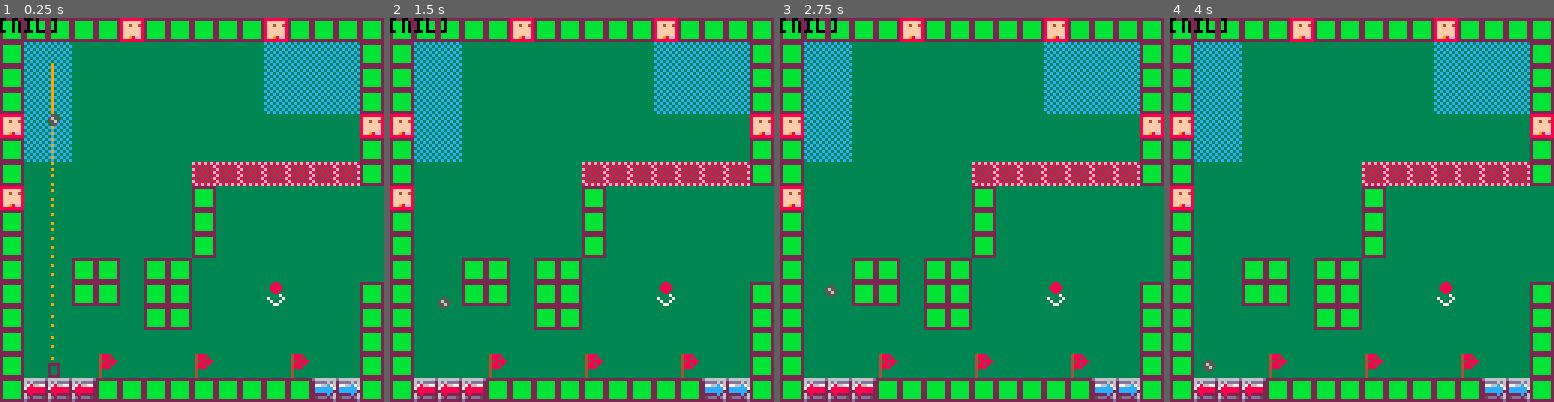
Above: before the commit, frames 1-4 (left to right).
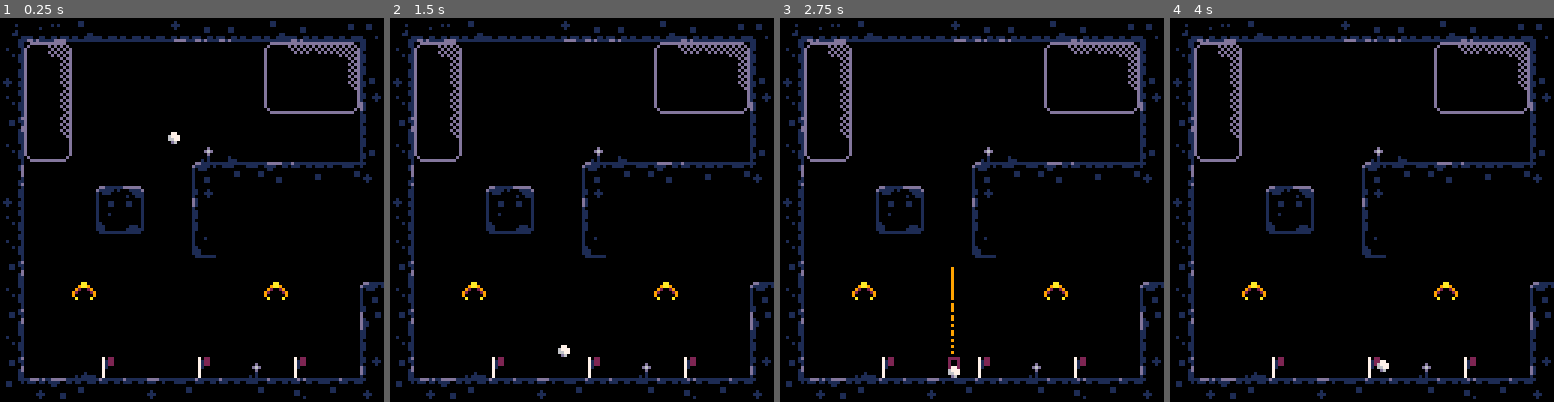
Above: after the commit, the same moments.

Repository: davidjtferguson/golf-escape
Game: PICO-8 cartridge golf_escape.p8
Same seed, same stepped clock (60 frames per second), same inputs: the game is played once before the commit and once after it.
Inputs:
- Up to frame 1 (0.25 s): no input
- Up to frame 2 (1.5 s): tap O (Z key) at 0.33, 0.7, 1.43 s; tap X (X key) at 1.07 s
- Up to frame 3 (2.75 s): hold Left 1.97-2.37 s; tap X (X key) at 2.07, 2.4, 2.73 s; tap O (Z key) at 2.22 s
- Up to frame 4 (4 s): hold Right 2.87-3.53 s; tap X (X key) at 3.07, 3.4, 3.73 s; tap O (Z key) at 3.1, 3.98 s

The runs differ from the first frame. In frame 1, 100% of the frame differs, in the area x 0-100%, y 0-100%; in frame 2, 100%; in frame 3, 100%; in frame 4, 100%.

Commit message:
merge art 001 in. level ideas

Diff:
--- a/golf_escape.p8
+++ b/golf_escape.p8
@@ -18,14 +18,14 @@
  --checkpoint
 
  --edit to change spawn point
- xcp=2
+ xcp=7
  ycp=4
 
  resetav()
 
  xmap,ymap=0,0
 
- bg=3
+ bg=0
 
  currentupdate=updateplaying
 
@@ -610,7 +610,7 @@
 
   colstate="air",
 
-  s=2,
+  s=0,
 
   slowstate="none",
 
@@ -953,38 +953,38 @@
 
 
 __gff__
-0001000305102000400000000000000001000000000000000000000000000000081838286848c88898000000000000000000000000000000000000000000000000000000000000000000000000000000000000000000000000000000000000000000000000000000000000000000000000000000000000000000000000000000
-0000000000000000000000000000000000000000000000000000000000000000000000000000000000000000000000000000000000000000000000000000000000000000000000000000000000000000000000000000000000000000000000000000000000000000000000000000000000000000000000000000000000000000
+0001000305102000400000000000000000000000000000000000000000000000081838286848c88898000000000000000008000000000000000000000000000001010101010101010100000000404040010101010101010101000000004040400101010101010101010000000040404001010101010101010100000000000800
+0101010101010101000000000000000001010101010101010000000000000000010101010101010100000000000000000101010101010101000000000000000000000000000000000000000000000000000000000000000000000000000000000000000000000000000000000000000000000000000000000000000000000000
 __map__
-0101010101100101010101100101010101010101010101010101010101010101010101010101010101010101010101010000000000000000000000000000000000000000000000000000000000000000000000000000000000000000000000000000000000000000000000000000000000000000000000000000000000000000
-0108080000000000000000080808080101000000000000000000000000000001010000000000000000000000000000010000000000000000000000000000000000000000000000000000000000000000000000000000000000000000000000000000000000000000000000000000000000000000000000000000000000000000
-0108080000000000000000080808080101000000000000000000000000000001010000000000000000000000000000010000000000000000000000000000000000000000000000000000000000000000000000000000000000000000000000000000000000000000000000000000000000000000000000000000000000000000
-0108080000000000000000080808080101000000000000000000000000000001010000000000000000010000000000010000000000000000000000000000000000000000000000000000000000000000000000000000000000000000000000000000000000000000000000000000000000000000000000000000000000000000
-1008080000000000000000000000001001000001010000000000000000000001010000000000200001010000000000010000000000000000000000000000000000000000000000000000000000000000000000000000000000000000000000000000000000000000000000000000000000000000000000000000000000000000
-0108080000000000000000000000000101000000000000000020000001000001010000000000000001010000200000010000000000000000000000000000000000000000000000000000000000000000000000000000000000000000000000000000000000000000000000000000000000000000000000000000000000000000
-0100000000000000050505050505050101000000000000000000000000000001010000000101000001000000000000010000000000000000000000000000000000000000000000000000000000000000000000000000000000000000000000000000000000000000000000000000000000000000000000000000000000000000
-1000000000000000010000000000000000000000000000000000000000000001010000000000000001000000000000010000000000000000000000000000000000000000000000000000000000000000000000000000000000000000000000000000000000000000000000000000000000000000000000000000000000000000
-0100000000000000010000000000000000000000000000000000000000000001010000000000000001002000000000010000000000000000000000000000000000000000000000000000000000000000000000000000000000000000000000000000000000000000000000000000000000000000000000000000000000000000
-0100000000000000010000000000000000000000000000000101000000000001010000000000000001000000000000010000000000000000000000000000000000000000000000000000000000000000000000000000000000000000000000000000000000000000000000000000000000000000000000000000000000000000
-0100000101000101000000000000000000000000000000000000000000000001010000000020000000010001000100010000000000000000000000000000000000000000000000000000000000000000000000000000000000000000000000000000000000000000000000000000000000000000000000000000000000000000
-0100000101000101000000200000000101000000010100000000000000200000000000000000000000000100010001010000000000000000000000000000000000000000000000000000000000000000000000000000000000000000000000000000000000000000000000000000000000000000000000000000000000000000
-0100000000000101000000000000000101000000000000000000000000000000000000000000000000000000000000010000000000000000000000000000000000000000000000000000000000000000000000000000000000000000000000000000000000000000000000000000000000000000000000000000000000000000
-0100000000000000000000000000000101000000000000000000000000000000000000000000000000000000000000010000000000000000000000000000000000000000000000000000000000000000000000000000000000000000000000000000000000000000000000000000000000000000000000000000000000000000
-0100000006000000060000000600000101000000000000000000000000000000000000000000000000000000000000010000000000000000000000000000000000000000000000000000000000000000000000000000000000000000000000000000000000000000000000000000000000000000000000000000000000000000
-0104040401010101010101010103030101010101010101010101010101010101010101010101010101010101010101010000000000000000000000000000000000000000000000000000000000000000000000000000000000000000000000000000000000000000000000000000000000000000000000000000000000000000
+5074737566666673747466757466515201010101010101010101010101010101010101010101010101010101010101010000000000000000000000000000000000000000000000000000000000000000000000000000000000000000000000000000000000000000000000000000000000000000000000000000000000000000
+604d4f00000000000000004d4e4e4f4801000000000000000000000000000001010000000000000000000000000000010000000000000000000000000000000000000000000000000000000000000000000000000000000000000000000000000000000000000000000000000000000000000000000000000000000000000000
+575d5f00000000000000005d5e5e5f6801000000000000000000000000000001010000000000000000000000000000010000000000000000000000000000000000000000000000000000000000000000000000000000000000000000000000000000000000000000000000000000000000000000000000000000000000000000
+605d5f00000000000000006d6e6e6f5801000000000000000000000000000001010000000000000000010000000000010000000000000000000000000000000000000000000000000000000000000000000000000000000000000000000000000000000000000000000000000000000000000000000000000000000000000000
+675d5f0000000000000000000000004801000001010000000000000000000001010000000000200001010000000000010000000000000000000000000000000000000000000000000000000000000000000000000000000000000000000000000000000000000000000000000000000000000000000000000000000000000000
+606d6f00000000004b4a00000000006801000000000000000020000001000001010000000000000001010000200000010000000000000000000000000000000000000000000000000000000000000000000000000000000000000000000000000000000000000000000000000000000000000000000000000000000000000000
+4700000000000000534444424571447201000000000000000000000000000001010000000101000001000000000000010000000000000000000000000000000000000000000000000000000000000000000000000000000000000000000000000000000000000000000000000000000000000000000000000000000000000000
+5700000053550000580000000000000000000000000000000000000000000001010000000000000001000000000000010000000000000000000000000000000000000000000000000000000000000000000000000000000000000000000000000000000000000000000000000000000000000000000000000000000000000000
+6000000063650000480000000000000000000000000000000000000000000001010000000000000001002000000000010000000000000000000000000000000000000000000000000000000000000000000000000000000000000000000000000000000000000000000000000000000000000000000000000000000000000000
+6000000000000000630000000000000000000000000000000101000000000001010000000000000001000000000000010000000000000000000000000000000000000000000000000000000000000000000000000000000000000000000000000000000000000000000000000000000000000000000000000000000000000000
+6700000000000000000000000000000000000000000000000000000000000001010000000020000000010001000100010000000000000000000000000000000000000000000000000000000000000000000000000000000000000000000000000000000000000000000000000000000000000000000000000000000000000000
+6000007e00000000000000200000005301000000010100000000000000200000000000000000000000000100010001010000000000000000000000000000000000000000000000000000000000000000000000000000000000000000000000000000000000000000000000000000000000000000000000000000000000000000
+6700000000000000000000000000007801000000000000000000000000000000000000000000000000000000000000010000000000000000000000000000000000000000000000000000000000000000000000000000000000000000000000000000000000000000000000000000000000000000000000000000000000000000
+6000000000000000000000000000004801000000000000000000000000000000000000000000000000000000000000010000000000000000000000000000000000000000000000000000000000000000000000000000000000000000000000000000000000000000000000000000000000000000000000000000000000000000
+670000490600000006004b00065a005801000000000000000000000000000000000000000000000000000000000000010000000000000000000000000000000000000000000000000000000000000000000000000000000000000000000000000000000000000000000000000000000000000000000000000000000000000000
+7040424145454644454544454344457201010101010101010101010101010101010101010101010101010101010101010000000000000000000000000000000000000000000000000000000000000000000000000000000000000000000000000000000000000000000000000000000000000000000000000000000000000000
 0101010101010101010101010101010101010101010101010101010101010101000000000000000000000000000000000000000000000000000000000000000000000000000000000000000000000000000000000000000000000000000000000000000000000000000000000000000000000000000000000000000000000000
 0100000000000000000000000000000000000000000000000000000000000001000000000000000000000000000000000000000000000000000000000000000000000000000000000000000000000000000000000000000000000000000000000000000000000000000000000000000000000000000000000000000000000000
 0100000000000000000000000000000000000000000000000000000000000001000000000000000000000000000000000000000000000000000000000000000000000000000000000000000000000000000000000000000000000000000000000000000000000000000000000000000000000000000000000000000000000000
 0100000000000000000000000000000000000000000000050500000000000001000000000000000000000000000000000000000000000000000000000000000000000000000000000000000000000000000000000000000000000000000000000000000000000000000000000000000000000000000000000000000000000000
-0100000000000000000000000000000000000006000000050500000000000001000000000000000000000000000000000000000000000000000000000000000000000000000000000000000000000000000000000000000000000000000000000000000000000000000000000000000000000000000000000000000000000000
-0100000000000101010101010101010101010101010101050500000000000001000000000000000000000000000000000000000000000000000000000000000000000000000000000000000000000000000000000000000000000000000000000000000000000000000000000000000000000000000000000000000000000000
-0108080800000000000000000000000101000000000000000000000808080801000000000000000000000000000000000000000000000000000000000000000000000000000000000000000000000000000000000000000000000000000000000000000000000000000000000000000000000000000000000000000000000000
-0108080800000000000000000000000101000000000000000000000808080801000000000000000000000000000000000000000000000000000000000000000000000000000000000000000000000000000000000000000000000000000000000000000000000000000000000000000000000000000000000000000000000000
-0108080800000000000000000000000101000000000000000000000808080801000000000000000000000000000000000000000000000000000000000000000000000000000000000000000000000000000000000000000000000000000000000000000000000000000000000000000000000000000000000000000000000000
-0105050505050500000000000000000101000000000000000005050505050501000000000000000000000000000000000000000000000000000000000000000000000000000000000000000000000000000000000000000000000000000000000000000000000000000000000000000000000000000000000000000000000000
+0100000000000101010101010101010000000006000000050500000000000001000000000000000000000000000000000000000000000000000000000000000000000000000000000000000000000000000000000000000000000000000000000000000000000000000000000000000000000000000000000000000000000000
+0500000000000101010105050505050101010101010101050500000000000001000000000000000000000000000000000000000000000000000000000000000000000000000000000000000000000000000000000000000000000000000000000000000000000000000000000000000000000000000000000000000000000000
+0508080800000000000000000000050101000000000000000000000808080801000000000000000000000000000000000000000000000000000000000000000000000000000000000000000000000000000000000000000000000000000000000000000000000000000000000000000000000000000000000000000000000000
+0508080800000000002800002700050101000000000000000000000808080801000000000000000000000000000000000000000000000000000000000000000000000000000000000000000000000000000000000000000000000000000000000000000000000000000000000000000000000000000000000000000000000000
+0508080800000101010105000000050101000000000000000000000808080801000000000000000000000000000000000000000000000000000000000000000000000000000000000000000000000000000000000000000000000000000000000000000000000000000000000000000000000000000000000000000000000000
+0505050505050500050505000000000101000000000000000005050505050501000000000000000000000000000000000000000000000000000000000000000000000000000000000000000000000000000000000000000000000000000000000000000000000000000000000000000000000000000000000000000000000000
 0100000000000000000000000000000101010101010000000005050505050501000000000000000000000000000000000000000000000000000000000000000000000000000000000000000000000000000000000000000000000000000000000000000000000000000000000000000000000000000000000000000000000000
-0100000000000000000001010101010101000000000000000000000000000501000000000000000000000000000000000000000000000000000000000000000000000000000000000000000000000000000000000000000000000000000000000000000000000000000000000000000000000000000000000000000000000000
-0100000000000000000005000000000101000000000000000000200000000501000000000000000000000000000000000000000000000000000000000000000000000000000000000000000000000000000000000000000000000000000000000000000000000000000000000000000000000000000000000000000000000000
-0100000000000000000005000000000101000000000000000000000000000501000000000000000000000000000000000000000000000000000000000000000000000000000000000000000000000000000000000000000000000000000000000000000000000000000000000000000000000000000000000000000000000000
-0100000000000000000005000000000101000000000000000505050505050501000000000000000000000000000000000000000000000000000000000000000000000000000000000000000000000000000000000000000000000000000000000000000000000000000000000000000000000000000000000000000000000000
-0101010101010101010101010101010101010101010101010101010101010101000000000000000000000000000000000000000000000000000000000000000000000000000000000000000000000000000000000000000000000000000000000000000000000000000000000000000000000000000000000000000000000000
+0100000000000000000000000000000101000000000000000000000000000501000000000000000000000000000000000000000000000000000000000000000000000000000000000000000000000000000000000000000000000000000000000000000000000000000000000000000000000000000000000000000000000000
+0100000000000000000005000000050101000000000000000000200000000501000000000000000000000000000000000000000000000000000000000000000000000000000000000000000000000000000000000000000000000000000000000000000000000000000000000000000000000000000000000000000000000000
+0100000000000000000005002100050101000000000000000000000000000501000000000000000000000000000000000000000000000000000000000000000000000000000000000000000000000000000000000000000000000000000000000000000000000000000000000000000000000000000000000000000000000000
+0100000000000000000005000000050101000000000000000505050505050501000000000000000000000000000000000000000000000000000000000000000000000000000000000000000000000000000000000000000000000000000000000000000000000000000000000000000000000000000000000000000000000000
+0101010101010101010105050505050101010101010101010101010101010101000000000000000000000000000000000000000000000000000000000000000000000000000000000000000000000000000000000000000000000000000000000000000000000000000000000000000000000000000000000000000000000000
Not shown, changed: 63 lines of the sprite sheet (__gfx__) section of golf_escape.p8
